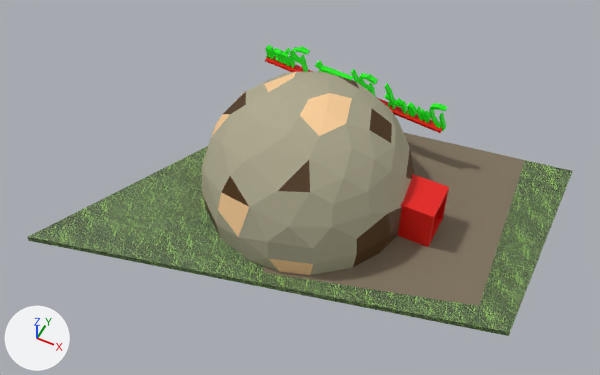
Two versions of the glTF model Gangsta Wizards/Main/BUILDINGS/Assembly/A-2/Planet Pizza.glb, one commit apart.
Before and after are seen from a 50 mm lens placed at (8.1, -27.6, 31.6), pointed at (-3.5, -4.3, 2.4). Lighting does not change. The marker at lower left points along +X, +Y and +Z. The first picture is the older version. Objects named as collision shapes, trigger or cutter boxes, shadow casters or lower levels of detail are left out. Where no turn or scale is listed for an object, it has been applied to the vertices. Vertices at exactly the same position are counted once.

Names of what the first picture shows: 'Entrance', 'Ground', 'Sign', 'Sphere'.
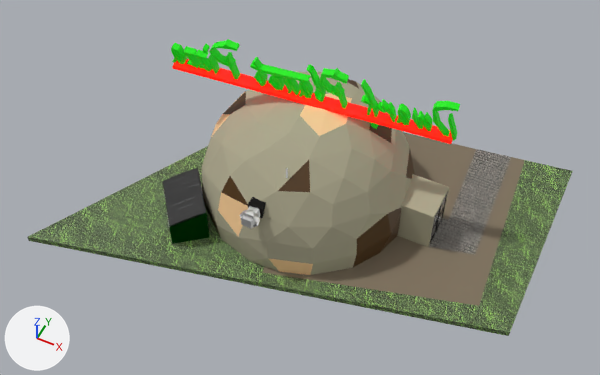
Changed parts and their boxes [x1, y1, x2, y2] in the pictures (600 x 375 px):
'Sign', recoloured, surface changed, moved, turned, rescaled
    before: [265, 45, 448, 133]
    after: [171, 39, 460, 144]
'Dumpster', added
    after: [163, 168, 210, 244]
    faces in mat_plastic_lid (black #000000): [163, 168, 206, 227]
    faces in mat_dumpster (dark green #004d09): [163, 175, 210, 244]
'Entrance', recoloured, surface changed (red to beige)
    both: [397, 174, 449, 247]
'PRVU', added
    after: [240, 197, 266, 229]
    faces in mat_fan_metal (white #e7e7e7): [240, 206, 261, 229]
    faces in mat_curb_metal (black #252525): [248, 197, 266, 218]
'Doors', added
    after: [429, 192, 448, 245]
    faces in mat_reflective_glass (white #e7e7e7): [430, 196, 446, 242]
part 1 of me_plane_001, reshaped
    both: [30, 132, 525, 332]

Diff of the bpy script that builds the scene:
```diff
--- a/Gangsta Wizards/Main/BUILDINGS/Assembly/A-2/Planet Pizza.glb.py
+++ b/Gangsta Wizards/Main/BUILDINGS/Assembly/A-2/Planet Pizza.glb.py
@@ mat_sign_red @@
 mat_sign_red.base_color = (0.8, 0.00415, 0.0)  # red #e70d00
+mat_sign_red.emission_strength = 1.0
+mat_sign_red.emission_color = (1.0, 0.00559, 0.0)  # red #ff1100
@@ me_cube_002 @@
 me_cube_002.from_pydata(...)  # 16 vertices, 32 faces; spans x -1.05..1.05, y -1.05..1.05, z -1.21..1.22
-me_cube_002.materials.append(mat_sign_red)  # red #e70d00
+me_cube_002.materials.append(mat_pluto_color_1)  # beige #aea98f
@@ me_plane_001 @@
-me_plane_001.from_pydata(...)  # 12 vertices, 20 faces; spans x -15.1..7.6, y -10.9..5.4, z -0.7..-0.4
+me_plane_001.from_pydata(...)  # 20 vertices, 36 faces; spans x -15.1..7.6, y -10.9..5.4, z -0.7..-0.4
+# me_plane_001 part 1
+# 7 faces are deleted
+# 8 vertices are added at x 2.1..5.7, y -2.7..4.9, z -0.4
+# 9 new faces join them, mat_grass (picture img_grass)
+# 10 new faces join them, mat_concrete (brown #7f735f)
+# 4 new faces join them, mat_bricks (picture img_stone_brick)
 me_plane_001.materials.append(mat_grass)
 me_plane_001.materials.append(mat_concrete)
+me_plane_001.materials.append(mat_bricks)  # picture img_stone_brick
@@ ob_sign @@
 ob_sign.parent = ob_1___phys
-ob_sign.location = (7.134, 3.111, 4.16)
-ob_sign.rotation_euler = (-1.571, -3.043, 0.0)  # degrees (-90, -174, 0)
-ob_sign.scale = (2.4, 2.4, 2.4)
+ob_sign.location = (8.534, -0.638, 7.585)
+ob_sign.rotation_euler = (1.571, -0.0987, -2.961)  # degrees (90, -5.7, -170)
+ob_sign.scale = (3.12, 3.12, 3.12)
@@ ob_prvu @@
+ob_prvu = bpy.data.objects.new('PRVU', me_cube)  # 37 vertices, 58 faces; spans x -0.439..0.473, y -1.031..0.229, z -0.452..0.437; in mat_curb_metal (black #252525), mat_fan_metal (white #e7e7e7)
+ob_prvu.location = (-4.42, -6.78, 3.07)
@@ ob_doors @@
+ob_doors = bpy.data.objects.new('Doors', me_cube_001)  # 126 vertices, 226 faces; spans x -0.18..0.53, y -1.23..1.26, z -0.54..0.18; in mat_reflective_glass (white #e7e7e7), mat_black_metal (black #000000), mat_light_metal (white #e7e7e7)
+ob_doors.parent = ob_2___manual
+ob_doors.location = (6.282, -2.148, 3.418)
+ob_doors.rotation_euler = (3.142, 0.0, -1.571)  # degrees (180, 0, -90)
+ob_doors.scale = (-2.57, -0.0955, -2.98)
@@ ob_dumpster @@
+ob_dumpster = bpy.data.objects.new('Dumpster', me_cube_004)  # 906 vertices, 1752 faces; spans x -1.67..1.67, y -1.76..1.76, z -0.61..1.27; in mat_dumpster (dark green #004d09), mat_plastic_lid (black #000000), mat_white_text (white #ffffff)
+ob_dumpster.location = (-8.81, -6.34, 0.18)
```
